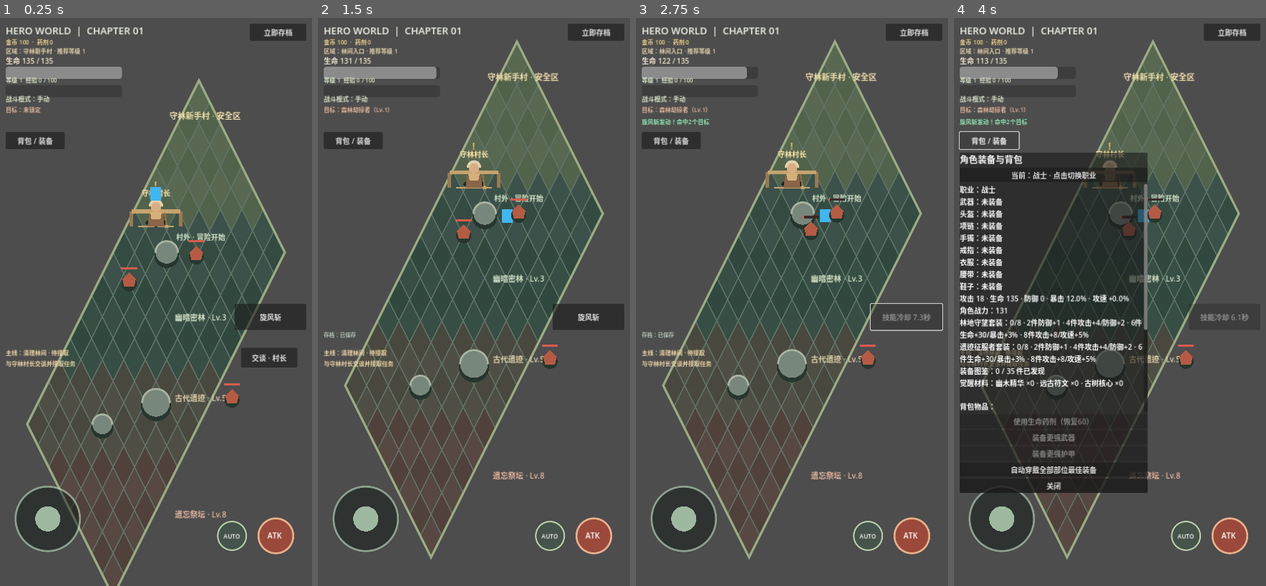
Above: before the commit, frames 1-4 (left to right).
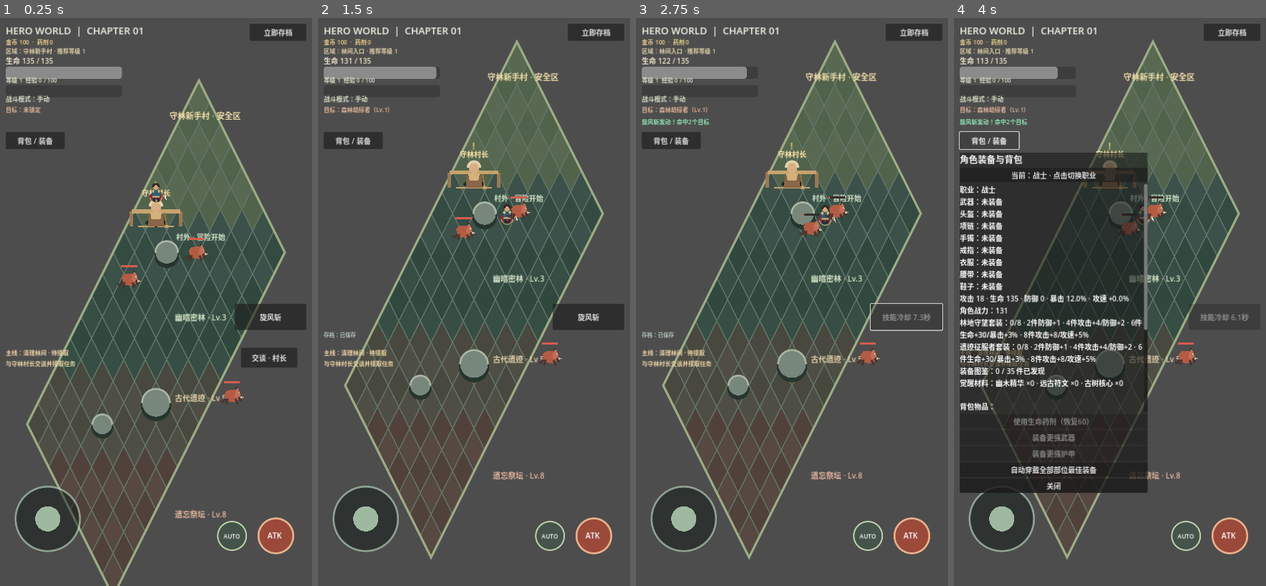
Above: after the commit, the same moments.

Repository: oneyi53/Legend53
Game: Godot game, scene res://scenes/boot/main.tscn
The game is run twice, just before and just after one commit, with the same random seed, the same clock (stepped at 60 frames per second) and the same inputs.
Inputs (mouse positions are in pixels of both pictures, inside the frame that each line leads up to):
- Up to frame 1 (0.25 s): no input
- Up to frame 2 (1.5 s): move the mouse to (545, 273) at 0.52 s; hold D (move_right) 0.53-1.25 s; tap Space (attack) at 0.6 s; click (545, 273) at 0.67 s; drag from (408, 330) to (458, 415) at 1.27 s
- Up to frame 3 (2.75 s): click "旋风斩" at 2 s
- Up to frame 4 (4 s): click "立即存档" at 2.75 s; click "背包 / 装备" at 3.5 s

The runs differ from the first frame. In frame 1, 0.5% of the frame differs, in the area x 37-79%, y 29-69%; in frame 2, 0.5%; in frame 3, 0.5%; in frame 4, 0.4%.

Commit message:
Add original illustrated player and forest creature visuals

Diff:
--- a/scenes/boot/main.tscn
+++ b/scenes/boot/main.tscn
@@ -8,6 +8,7 @@
 [ext_resource type="Script" path="res://scripts/ui/battle_hud.gd" id="6_battle_hud"]
 [ext_resource type="Script" path="res://scripts/world/enemy_spawner.gd" id="7_spawner"]
 [ext_resource type="Script" path="res://scripts/quest/quest_director.gd" id="8_quest"]
+[ext_resource type="Script" path="res://scripts/visual/player_visual.gd" id="10_player_visual"]
 [ext_resource type="Script" path="res://scripts/world/village_elder.gd" id="9_elder"]
 
 [sub_resource type="RectangleShape2D" id="RectangleShape2D_player"]
@@ -32,9 +33,8 @@
 position = Vector2(360, 320)
 script = ExtResource("1_player")
 
-[node name="BodyVisual" type="Polygon2D" parent="Player"]
-polygon = PackedVector2Array(-12, -18, 12, -18, 12, 12, -12, 12)
-color = Color(0.25, 0.72, 0.95, 1)
+[node name="BodyVisual" type="Node2D" parent="Player"]
+script = ExtResource("10_player_visual")
 
 [node name="CollisionShape2D" type="CollisionShape2D" parent="Player"]
 shape = SubResource("RectangleShape2D_player")
--- a/scripts/combat/enemy_controller.gd
+++ b/scripts/combat/enemy_controller.gd
@@ -161,17 +161,47 @@
 func _draw() -> void:
     if is_elite:
         var elite_color := Color("#75d9e8") if elite_type == "swift" else (Color("#d5c7a0") if elite_type == "guardian" else Color("#e78a58"))
-        draw_arc(Vector2(0, 0), 23.0, 0.0, TAU, 32, elite_color, 2.5, true)
-        draw_circle(Vector2(0, -23), 4.0, elite_color)
-    draw_circle(Vector2(0, 8), 25.0 if is_boss else 17.0, Color("#26362f"))
-    var body_color := Color("#7d493d") if is_boss else (Color("#b65b43") if enemy_level < 5 else Color("#8c5b9e"))
-    if is_elite:
-        body_color = Color("#3d9eaa") if elite_type == "swift" else (Color("#9c8960") if elite_type == "guardian" else Color("#b34d37"))
-    if enemy_level >= 8 and not is_boss:
-        body_color = Color("#b77a36")
-    draw_colored_polygon(PackedVector2Array([Vector2(0,-17),Vector2(15,-2),Vector2(11,15),Vector2(-11,15),Vector2(-15,-2)]), body_color)
+        draw_arc(Vector2(0, 1), 27.0, 0.0, TAU, 36, elite_color, 2.2, true)
+        draw_circle(Vector2(0, -28), 3.5, elite_color)
+
+    if is_boss:
+        # Corrupted ancient tree: roots, trunk, antler-like branches and glowing core.
+        draw_colored_polygon(PackedVector2Array([Vector2(-25, 13), Vector2(-43, 22), Vector2(-18, 19), Vector2(-5, 12), Vector2(8, 20), Vector2(39, 22), Vector2(21, 10)]), Color("#302d25"))
+        draw_colored_polygon(PackedVector2Array([Vector2(-18, 13), Vector2(-15, -21), Vector2(-7, -35), Vector2(8, -35), Vector2(17, -18), Vector2(18, 13)]), Color("#654b35"))
+        draw_colored_polygon(PackedVector2Array([Vector2(-13, -17), Vector2(-30, -37), Vector2(-27, -51), Vector2(-20, -39), Vector2(-8, -28)]), Color("#79573a"))
+        draw_colored_polygon(PackedVector2Array([Vector2(12, -19), Vector2(29, -43), Vector2(27, -54), Vector2(19, -42), Vector2(6, -28)]), Color("#79573a"))
+        draw_colored_polygon(PackedVector2Array([Vector2(-5, -28), Vector2(-2, -45), Vector2(4, -51), Vector2(7, -34)]), Color("#98704a"))
+        draw_circle(Vector2(-7, -10), 3.3, Color("#e4a64c"))
+        draw_circle(Vector2(8, -10), 3.3, Color("#e4a64c"))
+        draw_line(Vector2(-7, 0), Vector2(8, 0), Color("#30231f"), 2.0, true)
+        draw_arc(Vector2(0, -2), 18.0, PI, TAU, 24, Color("#a7bd62"), 2.0, true)
+    else:
+        var body_color := Color("#b65b43") if enemy_level < 5 else Color("#8c5b9e")
+        if is_elite:
+            body_color = Color("#3d9eaa") if elite_type == "swift" else (Color("#9c8960") if elite_type == "guardian" else Color("#b34d37"))
+        if enemy_level >= 8:
+            body_color = Color("#b77a36")
+
+        # Original forest beast silhouette with four paws, muzzle, ears and tail.
+        draw_line(Vector2(-12, 3), Vector2(-21, 12), Color("#49352f"), 4.0, true)
+        draw_line(Vector2(-21, 12), Vector2(-25, 8), Color("#49352f"), 3.0, true)
+        draw_colored_polygon(PackedVector2Array([Vector2(-17, -6), Vector2(-11, -14), Vector2(7, -15), Vector2(17, -7), Vector2(15, 7), Vector2(5, 13), Vector2(-12, 10)]), body_color)
+        draw_line(Vector2(-10, 5), Vector2(-13, 16), Color("#49352f"), 3.5, true)
+        draw_line(Vector2(8, 6), Vector2(12, 16), Color("#49352f"), 3.5, true)
+        draw_line(Vector2(14, 0), Vector2(20, 10), Color("#49352f"), 3.5, true)
+        draw_colored_polygon(PackedVector2Array([Vector2(7, -10), Vector2(12, -20), Vector2(17, -11), Vector2(19, -2), Vector2(12, 4), Vector2(5, 0)]), body_color.lightened(0.12))
+        draw_colored_polygon(PackedVector2Array([Vector2(8, -17), Vector2(9, -25), Vector2(14, -18)]), Color("#49352f"))
+        draw_circle(Vector2(15, -8), 1.5, Color("#f4d27a"))
+        draw_colored_polygon(PackedVector2Array([Vector2(19, -1), Vector2(27, 2), Vector2(18, 5)]), Color("#d8b69b"))
+        if enemy_level >= 5 or elite_type == "brute":
+            draw_colored_polygon(PackedVector2Array([Vector2(-8, -11), Vector2(-15, -20), Vector2(-13, -8)]), Color("#d8c7a0"))
+        if elite_type == "guardian":
+            draw_arc(Vector2(0, -3), 17.0, PI, TAU, 24, Color("#d9c99e"), 3.0, true)
+        elif elite_type == "swift":
+            draw_line(Vector2(-5, -17), Vector2(11, -17), Color("#b5eff0"), 1.5, true)
+
     var bar_width := 58.0 if is_boss else 36.0
-    var bar_y := -43.0 if is_boss else -29.0
+    var bar_y := -67.0 if is_boss else -34.0
     draw_rect(Rect2(-bar_width * 0.5, bar_y, bar_width, 5), Color("#382d2a"))
     draw_rect(Rect2(-bar_width * 0.5, bar_y, bar_width * clampf(health / maxf(max_health, 1), 0, 1), 5), Color("#d85b4d"))
     if is_boss and _boss_attack_pending:
@@ -179,6 +209,6 @@
         draw_arc(Vector2.ZERO, _boss_telegraph_radius / scale.x, 0.0, TAU, 48, Color(1.0, 0.20, 0.14, warning_alpha), 3.5, true)
         draw_arc(Vector2.ZERO, (_boss_telegraph_radius / scale.x) * clampf(1.0 - _boss_windup / 0.82, 0.08, 1.0), 0.0, TAU, 48, Color(1.0, 0.62, 0.28, 0.9), 2.0, true)
     if is_boss and ThemeDB.fallback_font:
-        draw_string(ThemeDB.fallback_font, Vector2(-56, -52), boss_title, HORIZONTAL_ALIGNMENT_CENTER, 112, 10, Color("#ffd59a"))
+        draw_string(ThemeDB.fallback_font, Vector2(-56, -75), boss_title, HORIZONTAL_ALIGNMENT_CENTER, 112, 10, Color("#ffd59a"))
     elif is_elite and ThemeDB.fallback_font:
-        draw_string(ThemeDB.fallback_font, Vector2(-35, -36), elite_title, HORIZONTAL_ALIGNMENT_CENTER, 70, 9, Color("#f5d99a"))
+        draw_string(ThemeDB.fallback_font, Vector2(-35, -43), elite_title, HORIZONTAL_ALIGNMENT_CENTER, 70, 9, Color("#f5d99a"))
--- /dev/null
+++ b/scripts/visual/player_visual.gd
@@ -0,0 +1,61 @@
+extends Node2D
+
+## Original, code-drawn portrait ARPG character. Kept asset-free for reliable scaling.
+var _idle_clock := 0.0
+
+func _process(delta: float) -> void:
+    _idle_clock += delta
+    queue_redraw()
+
+func _draw() -> void:
+    var parent := get_parent()
+    var class_id := str(parent.get("class_id")) if is_instance_valid(parent) else "warrior"
+    var bob := sin(_idle_clock * 2.8) * 1.1
+    var cape := Color("#8d2936")
+    var cloth := Color("#315d77")
+    var trim := Color("#d8b66c")
+    var weapon := Color("#dce4e7")
+    if class_id == "mage":
+        cape = Color("#334b83")
+        cloth = Color("#594d91")
+        trim = Color("#8bd7ed")
+        weapon = Color("#8be6ff")
+    elif class_id == "taoist":
+        cape = Color("#3e7255")
+        cloth = Color("#d2c8a0")
+        trim = Color("#e5d38a")
+        weapon = Color("#d6e7bc")
+
+    # Ground shadow and back-facing cape.
+    draw_colored_polygon(PackedVector2Array([Vector2(-13, 13), Vector2(0, 18), Vector2(14, 13), Vector2(0, 9)]), Color(0.04, 0.07, 0.06, 0.38))
+    draw_colored_polygon(PackedVector2Array([Vector2(-7, -7 + bob), Vector2(-15, 1 + bob), Vector2(-12, 13 + bob), Vector2(0, 9 + bob), Vector2(10, 14 + bob), Vector2(13, 1 + bob), Vector2(6, -8 + bob)]), cape)
+    draw_colored_polygon(PackedVector2Array([Vector2(-8, 5 + bob), Vector2(-5, 15 + bob), Vector2(-1, 15 + bob), Vector2(-2, 5 + bob)]), Color("#292e35"))
+    draw_colored_polygon(PackedVector2Array([Vector2(2, 5 + bob), Vector2(3, 15 + bob), Vector2(8, 15 + bob), Vector2(7, 5 + bob)]), Color("#292e35"))
+
+    # Shoulder plates, torso and belt.
+    draw_colored_polygon(PackedVector2Array([Vector2(-10, -9 + bob), Vector2(-7, -14 + bob), Vector2(7, -14 + bob), Vector2(11, -8 + bob), Vector2(8, 6 + bob), Vector2(-7, 6 + bob)]), cloth)
+    draw_colored_polygon(PackedVector2Array([Vector2(-10, -10 + bob), Vector2(-6, -14 + bob), Vector2(-3, -10 + bob), Vector2(-6, -5 + bob)]), trim)
+    draw_colored_polygon(PackedVector2Array([Vector2(10, -10 + bob), Vector2(6, -14 + bob), Vector2(3, -10 + bob), Vector2(6, -5 + bob)]), trim)
+    draw_line(Vector2(-7, 3 + bob), Vector2(7, 3 + bob), trim, 2.0, true)
+
+    # Head, hair/hood and face highlight.
+    draw_circle(Vector2(0, -18 + bob), 6.2, Color("#d8a47c"))
+    draw_arc(Vector2(0, -19 + bob), 6.4, PI, TAU, 18, Color("#2b2424"), 3.2, true)
+    draw_circle(Vector2(-2.2, -18 + bob), 0.7, Color("#fff0d0"))
+    draw_line(Vector2(-3, -12 + bob), Vector2(3, -12 + bob), Color("#8d5848"), 1.0)
+
+    # Weapon silhouette changes by class.
+    if class_id == "mage":
+        draw_line(Vector2(10, -7 + bob), Vector2(15, -27 + bob), Color("#6d4b32"), 3.0, true)
+        draw_circle(Vector2(15, -29 + bob), 4.0, weapon)
+        draw_circle(Vector2(15, -29 + bob), 2.0, Color("#d9ffff"))
+    elif class_id == "taoist":
+        draw_line(Vector2(11, -6 + bob), Vector2(17, 12 + bob), Color("#745437"), 2.5, true)
+        draw_colored_polygon(PackedVector2Array([Vector2(13, -3 + bob), Vector2(18, -1 + bob), Vector2(16, 4 + bob), Vector2(11, 2 + bob)]), weapon)
+    else:
+        draw_line(Vector2(10, -5 + bob), Vector2(22, 10 + bob), Color("#73533a"), 2.6, true)
+        draw_colored_polygon(PackedVector2Array([Vector2(19, 5 + bob), Vector2(25, 12 + bob), Vector2(21, -1 + bob)]), weapon)
+        draw_line(Vector2(16, 2 + bob), Vector2(21, -1 + bob), trim, 2.0, true)
+
+    # Small ground-facing highlight gives the sprite a readable edge.
+    draw_arc(Vector2(0, 4 + bob), 13.0, 0.12, PI - 0.12, 20, Color(1.0, 0.86, 0.58, 0.55), 1.2, true)
Not shown: 1 places in scenes/boot/main.tscn that only renumber resources
